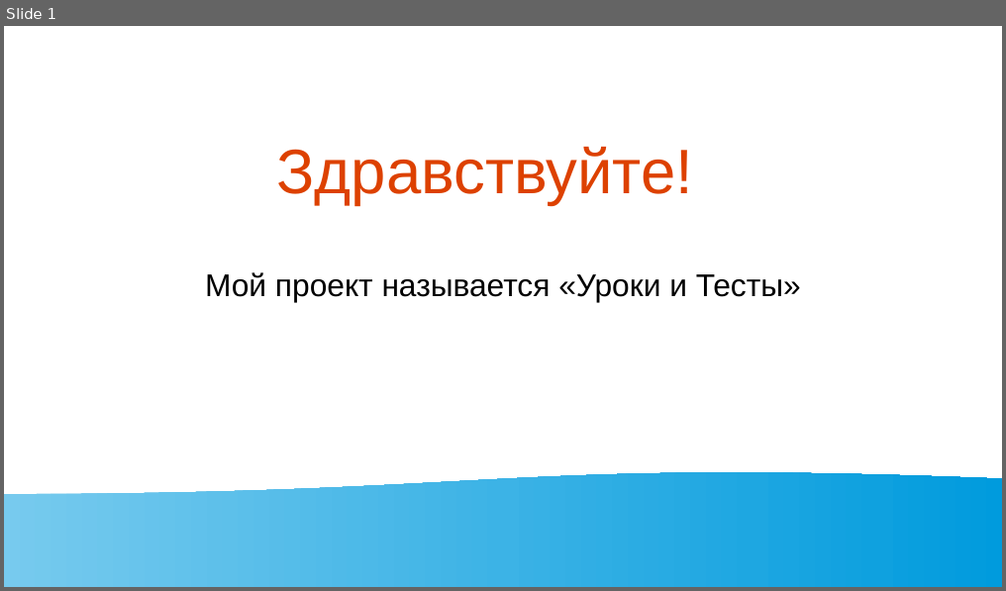
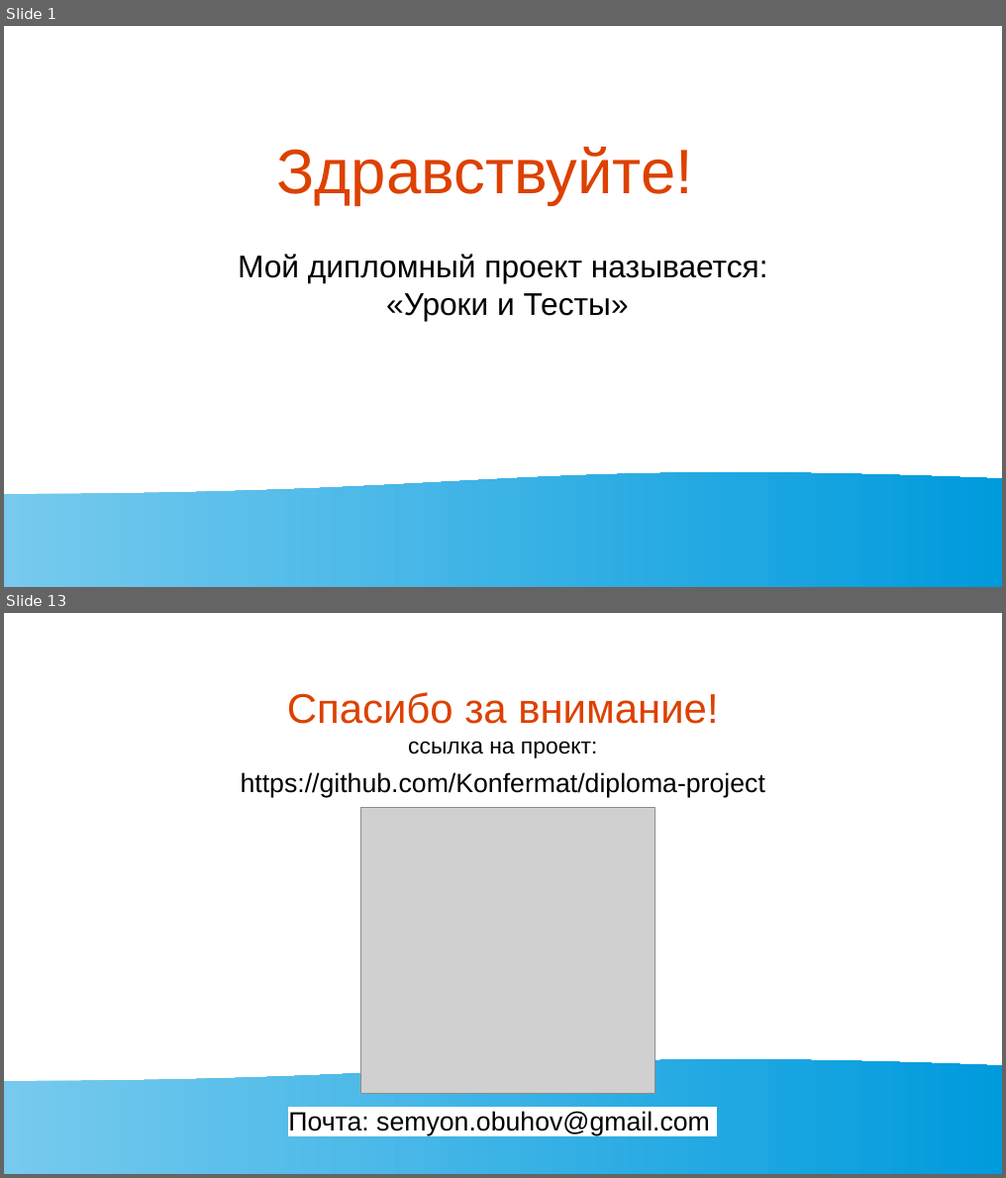
Before and after one commit to Konfermat/diploma-project, a slide deck: презентация/Презентация.odp. Shown one above the other, each under a label of ours: slide 1 before the commit, slides 1 and 13 after it; the slides between them are not shown. The pictures are 1006x591 and 1006x1178 pixels, drawn with LibreOffice and Linux fonts; fonts in the diff are those of the drawing; grey boxes stand for pictures. Boxes give left, top, right and bottom in pixels: in the first picture for what was removed or moved away, otherwise in the second. Text is boxed around its words. In the diff, an @@ line names an element or a change of style, - is before the commit and + after.

```diff
--- a/презентация/Презентация.odp
+++ b/презентация/Презентация.odp
@@ slide 13 added at box(4, 613, 1002, 1174), background #FFFFFF; not listed: 1 template element that a slide beside it also shows @@
@@ title added at box(287, 692, 718, 759), 33 pt, text #DD4100 @@
+Спасибо за внимание!
+ссылка на проект:
@@ text added at box(241, 772, 765, 797), 21 pt, text #000000 @@
+https://github.com/Konfermat/diploma-project
@@ picture added at box(360, 808, 655, 1095) @@
@@ text added at box(288, 1111, 710, 1136), 21 pt, text #000000 @@
+Почта: semyon.obuhov@gmail.com
@@ slide 1 changed as well @@
@@ subtitle at box(238, 254, 768, 321): text changed @@
-Мой проект называется «Уроки и Тесты»
+Мой дипломный проект называется:
+«Уроки и Тесты»
```
Also in this commit, not shown: 2 other slides changed, 9 other slides added, 1 slide removed, 6 other files.
